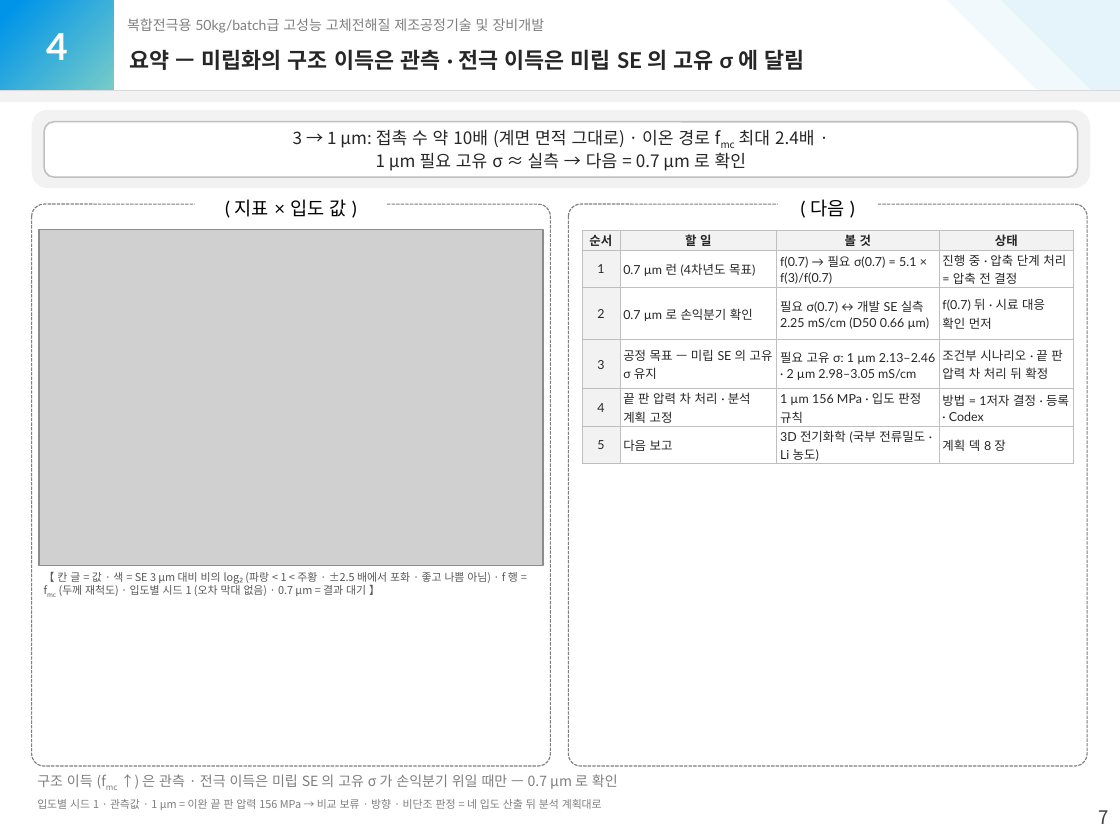
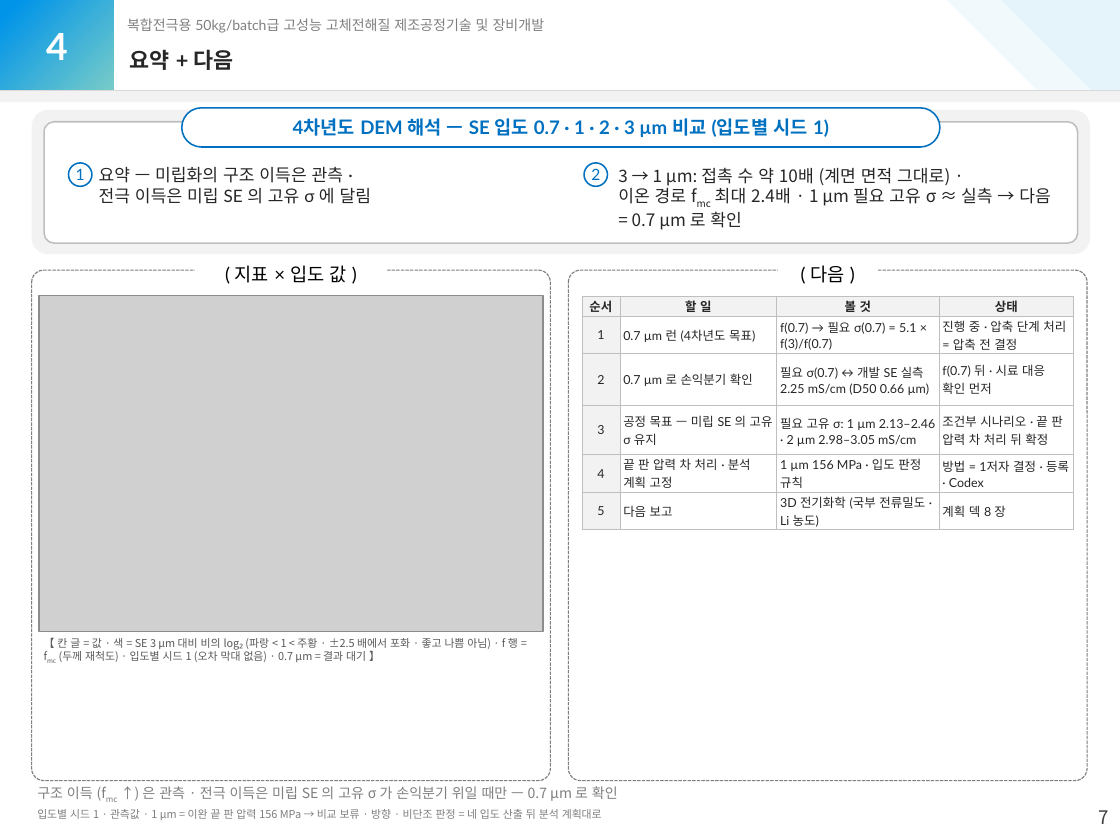
Before and after one commit to yonghoon7153-source/Yonghoon-DEM-DFT, a slide deck: slide 8 of docs/50kg/report_y4/draft3/kg50_report_y4_draft3.pptx. Drawn at 1120x840 pixels with LibreOffice and Linux fonts; fonts in the diff are those of the drawing; grey boxes stand for pictures. Boxes give left, top, right and bottom in pixels: in the first picture for what was removed or moved away, otherwise in the second. Text is boxed around its words. In the diff, an @@ line names an element or a change of style, - is before the commit and + after.

```diff
--- a/docs/50kg/report_y4/draft3/kg50_report_y4_draft3.pptx
+++ b/docs/50kg/report_y4/draft3/kg50_report_y4_draft3.pptx
@@ text added at (x1=130, y1=49, x2=234, y2=70), 14 pt, text #262626, bold @@
+요약 + 다음
@@ rounded rectangle resized from (x1=31, y1=110, x2=1090, y2=188) to (x1=31, y1=110, x2=1090, y2=254) @@
@@ rounded rectangle at (x1=31, y1=110, x2=1090, y2=254): proportions changed @@
@@ rounded rectangle added at (x1=181, y1=108, x2=940, y2=147), fill #FFFFFF, outline #0070C0 1 pt, 12 pt, text #0070C0, bold @@
+4차년도 DEM 해석 — SE 입도 0.7 · 1 · 2 · 3 µm 비교 (입도별 시드 1)
@@ rounded rectangle at (x1=44, y1=122, x2=1077, y2=243): proportions changed @@
@@ rounded rectangle resized from (x1=44, y1=122, x2=1077, y2=177) to (x1=44, y1=122, x2=1077, y2=243) @@
@@ ellipse added at (x1=68, y1=162, x2=92, y2=186), fill #FFFFFF, outline #0070C0 1 pt, 10 pt, text #0070C0 @@
+1
@@ text "요약 — 미립화의 구조 이득은 ..." moved from (x1=130, y1=49, x2=805, y2=70) to (x1=99, y1=167, x2=372, y2=204) @@
@@ text "요약 — 미립화의 구조 이득은 ..." at (x1=99, y1=167, x2=372, y2=204): size 14 to 11 pt, bold off; vertical alignment middle to top @@
@@ ellipse added at (x1=585, y1=162, x2=608, y2=186), fill #FFFFFF, outline #0070C0 1 pt, 10 pt, text #0070C0 @@
+2
@@ text "3 → 1 µm: 접촉 ..." moved from (x1=293, y1=129, x2=815, y2=171) to (x1=618, y1=167, x2=1051, y2=230) @@
@@ text "3 → 1 µm: 접촉 ..." at (x1=618, y1=167, x2=1051, y2=230): alignment centre to left; vertical alignment middle to top @@
@@ rounded rectangle resized from (x1=569, y1=204, x2=1088, y2=766) to (x1=31, y1=270, x2=550, y2=781) @@
@@ rounded rectangle resized from (x1=31, y1=204, x2=550, y2=766) to (x1=569, y1=270, x2=1088, y2=781) @@
@@ 2 rectangles, 1 picture, 1 table, 1 text moved together from (x1=39, y1=190, x2=1074, y2=596) to (x1=39, y1=256, x2=1074, y2=662) @@
@@ text "구조 이득 (fmc ↑) 은 ..." moved from (x1=37, y1=774, x2=618, y2=789) to (x1=37, y1=786, x2=618, y2=801) @@
@@ text "입도별 시드 1 · 관측값 ..." moved from (x1=37, y1=799, x2=602, y2=810) to (x1=37, y1=809, x2=602, y2=820) @@
```
Also in this commit, not shown: 8 other slides changed, 13 other files.
